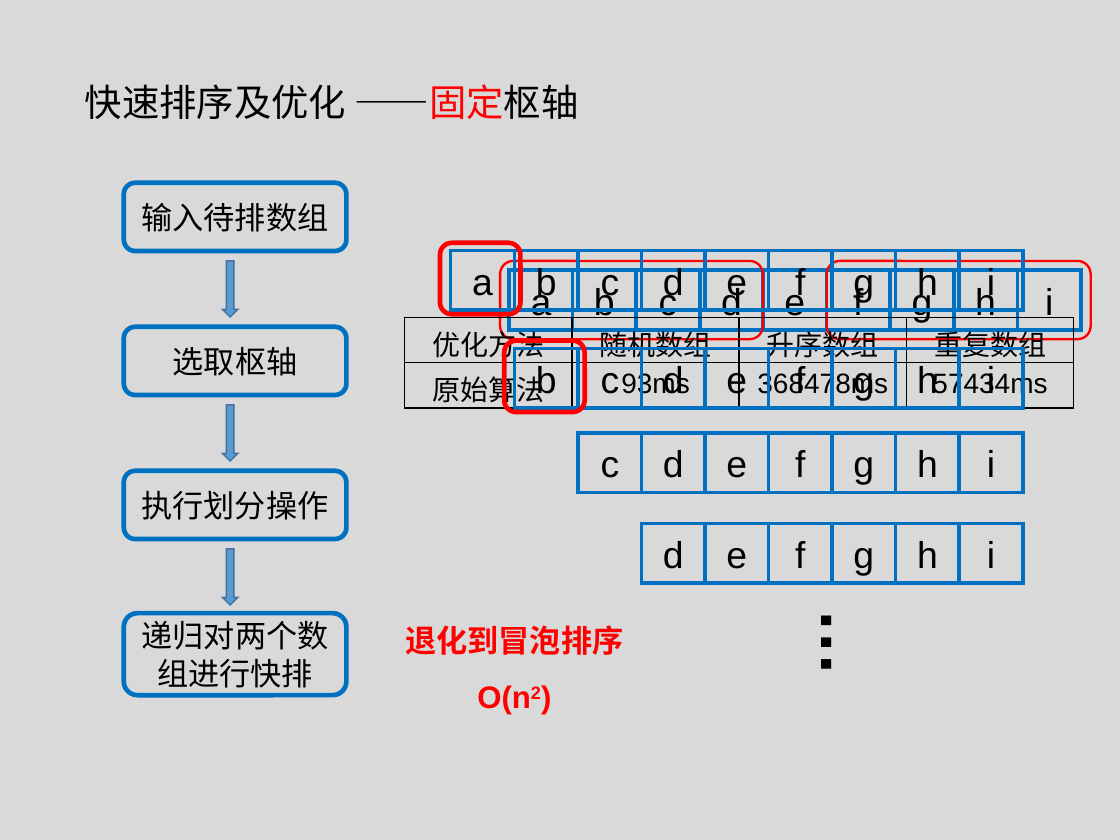
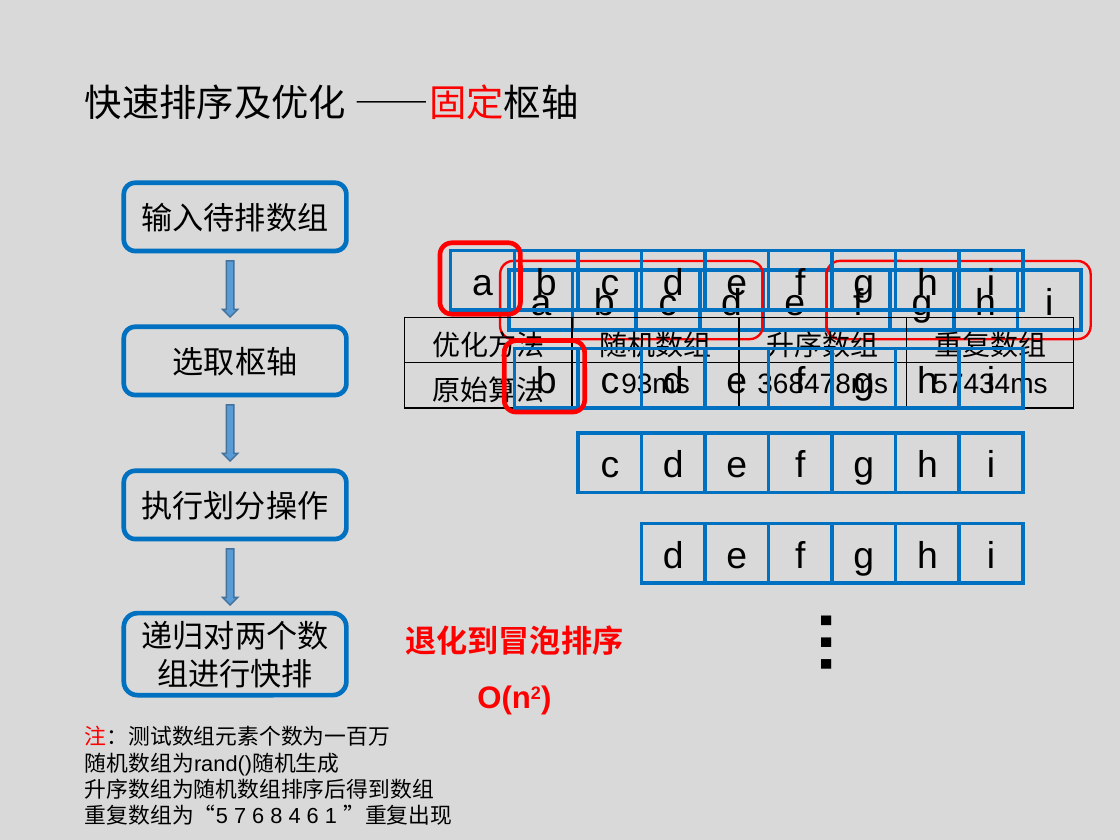
Before and after one commit to tianzhuwei/PPT, a slide deck: slide 2 of 快排+优化.pptx. Drawn at 1120x840 pixels with LibreOffice and Linux fonts; fonts in the diff are those of the drawing. Boxes give left, top, right and bottom in pixels: in the first picture for what was removed or moved away, otherwise in the second. Text is boxed around its words. In the diff, an @@ line names an element or a change of style, - is before the commit and + after.

```diff
--- a/快排+优化.pptx
+++ b/快排+优化.pptx
@@ text added at (85, 725, 452, 825), 14 pt, text #000000 @@
+注：测试数组元素个数为一百万
+随机数组为rand()随机生成
+升序数组为随机数组排序后得到数组
+重复数组为“5 7 6 8 4 6 1 ”重复出现
```
Also in this commit, not shown: 1 other slide changed, 2 slides added, 1 slide removed, 1 other file.
